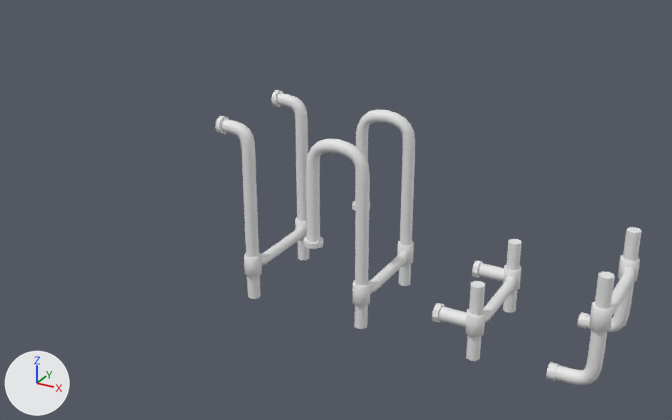
An edit to the Blender file .src/models/ladder-parts.blend, drawn before and after from the same camera.
The view is the same before and after, from a 50 mm camera at (1.09, -4.11, 2.29) aimed at (-1.19, 0.03, 0.22). The axes (+X, +Y, +Z) are drawn at lower left. The lights are the same throughout.

The first picture shows 'LadderBottom', 'LadderRung', 'LadderTopCurved', 'LadderTopCurvedHalf', 'LadderWallConnection'.
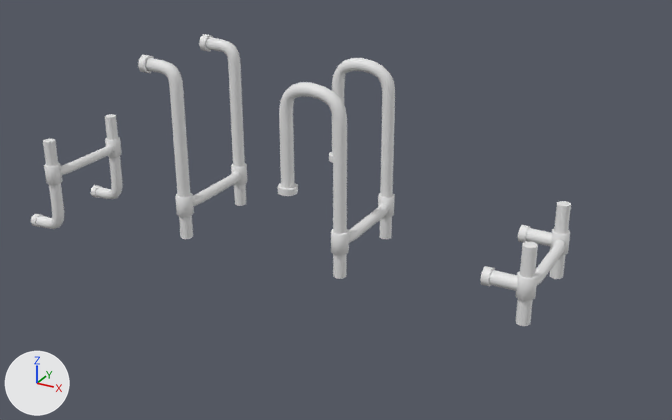
Commit message: Ladder edit

Boxes [x1, y1, x2, y2] around the edits, measured in the pictures (672 x 420 px; the box of a moved part takes in the faces that stretch with it):
'LadderTopCurved', reshaped, moved: before [303, 110, 415, 329]; after [278, 58, 395, 279]
'LadderTopCurvedHalf', reshaped, moved (16% wider): before [215, 90, 309, 299]; after [138, 34, 247, 239]
'LadderBottom', moved: before [546, 227, 642, 385]; after [31, 114, 123, 229]
'LadderRung', moved: before [466, 239, 522, 361]; after [516, 201, 571, 326]
'LadderWallConnection', moved: before [432, 260, 505, 327]; after [480, 225, 553, 291]
part 1 of me_top_curved, added: after [278, 183, 298, 196]
part 2 of me_top_curved, deleted: before [303, 237, 323, 249]
part 3 of me_top_curved, moved or reshaped: before [306, 139, 368, 242]; after [279, 82, 345, 188]
part 4 of me_top_curved, moved or reshaped: before [355, 110, 414, 204]; after [332, 58, 394, 155]
part 5 of me_top_half, moved or reshaped: before [215, 116, 229, 134]; after [138, 55, 154, 73]
part 6 of me_top_half, moved or reshaped: before [271, 90, 283, 107]; after [199, 34, 213, 52]
part 7 of me_top_half, moved or reshaped: before [221, 119, 233, 133]; after [145, 58, 162, 73]
part 8 of me_top_half, moved or reshaped: before [276, 93, 289, 106]; after [206, 37, 221, 51]

Patch to the scene script:
```diff
--- a/.src/models/ladder-parts.blend.py
+++ b/.src/models/ladder-parts.blend.py
@@ me_top_curved @@
-me_top_curved.from_pydata(...)  # 448 vertices, 408 faces; spans x -0.342..0.051, y -0.328..0.328, z 0.0..1.026
+me_top_curved.from_pydata(...)  # 448 vertices, 408 faces; spans x -0.365..0.051, y -0.328..0.328, z 0.0..1.026
+# me_top_curved part 1: a new loose piece, an 8-sided cylinder along z spanning x -0.365..-0.256, y -0.328..-0.219, z 0.413..0.45
+# me_top_curved part 2: the loose piece of 16 vertices spanning x -0.342..-0.233, y -0.328..-0.219, z 0.413..0.443 is deleted
+# me_top_curved part 3: 93 vertices moved from x -0.324..0.003, y -0.31..-0.237, z 0.443..1.026 to x -0.347..0.002, y -0.31..-0.237, z 0.443..1.026; 3 vertices removed from x -0.262..-0.251, y -0.299..-0.248, z 0.443; 3 vertices added at x -0.285..-0.274, y -0.299..-0.248, z 0.443
+# me_top_curved part 4: 93 vertices moved from x -0.324..0.003, y 0.237..0.31, z 0.443..1.026 to x -0.347..0.002, y 0.237..0.31, z 0.443..1.026; 3 vertices removed from x -0.262..-0.251, y 0.248..0.299, z 0.443; 3 vertices added at x -0.285..-0.274, y 0.248..0.299, z 0.443
@@ me_top_half @@
 me_top_half.from_pydata(...)  # 336 vertices, 294 faces; spans x -0.171..0.051, y -0.323..0.323, z 0.0..1.038
+# me_top_half part 5: the loose piece of 16 vertices spanning x -0.171..-0.144, y -0.323..-0.224, z 0.939..1.038 is scaled about its middle by (1.48, 1, 1), then moved by (-0.035, 0.0, 0.0)
+# me_top_half part 6: the loose piece of 16 vertices spanning x -0.171..-0.144, y 0.224..0.323, z 0.939..1.038 is scaled about its middle by (1.48, 1, 1), then moved by (-0.035, 0.0, 0.0)
+# me_top_half part 7
+for i in [*range(192, 200)]: me_top_half.vertices[i].co += Vector((-0.041, 0.0, 0.0))
+# me_top_half part 8
+for i in [*range(200, 208)]: me_top_half.vertices[i].co += Vector((-0.041, 0.0, 0.0))
@@ ob_ladderrung @@
 ob_ladderrung = bpy.data.objects.new('LadderRung', me_rung)
-ob_ladderrung.location = (-0.238, 0.0, -0.268)
+ob_ladderrung.location = (0.0, 0.0, 0.0)
@@ ob_laddertopcurved @@
 ob_laddertopcurved = bpy.data.objects.new('LadderTopCurved', me_top_curved)
-ob_laddertopcurved.location = (-0.871, 0.0, -0.268)
+ob_laddertopcurved.location = (-1.0, 0.0, 0.0)
@@ ob_laddertopcurvedhalf @@
 ob_laddertopcurvedhalf = bpy.data.objects.new('LadderTopCurvedHalf', me_top_half)
-ob_laddertopcurvedhalf.location = (-1.55, 0.0, -0.268)
+ob_laddertopcurvedhalf.location = (-2.0, 0.0, 0.0)
@@ ob_ladderwallconnection @@
 ob_ladderwallconnection = bpy.data.objects.new('LadderWallConnection', me_wall_connection)
-ob_ladderwallconnection.location = (-0.238, 0.0, -0.268)
+ob_ladderwallconnection.location = (0.0, 0.0, 0.0)
@@ ob_ladderbottom @@
 ob_ladderbottom = bpy.data.objects.new('LadderBottom', me_bottom)
-ob_ladderbottom.location = (0.359, 0.0, -0.067)
+ob_ladderbottom.location = (-3.0, 0.0, 0.0)
```
